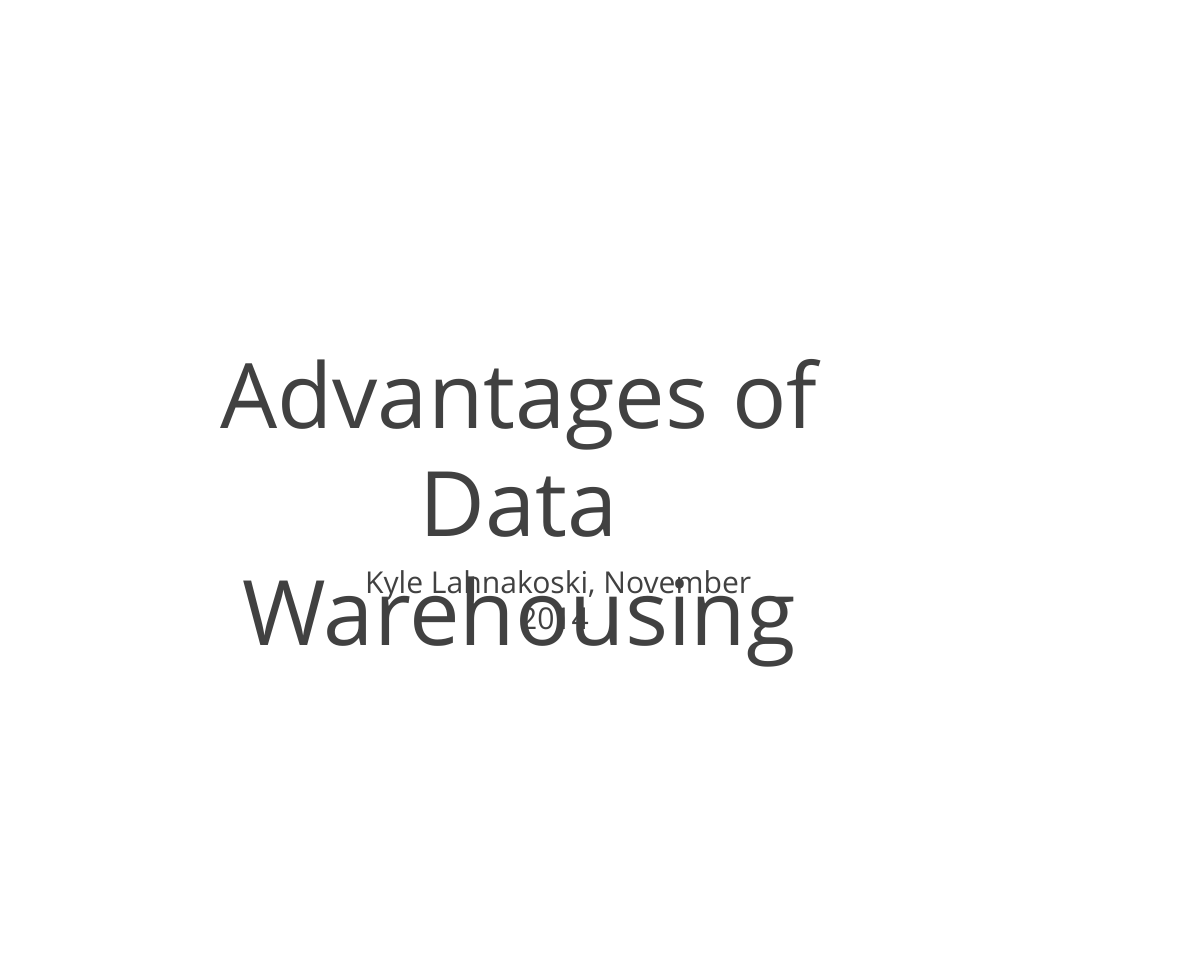
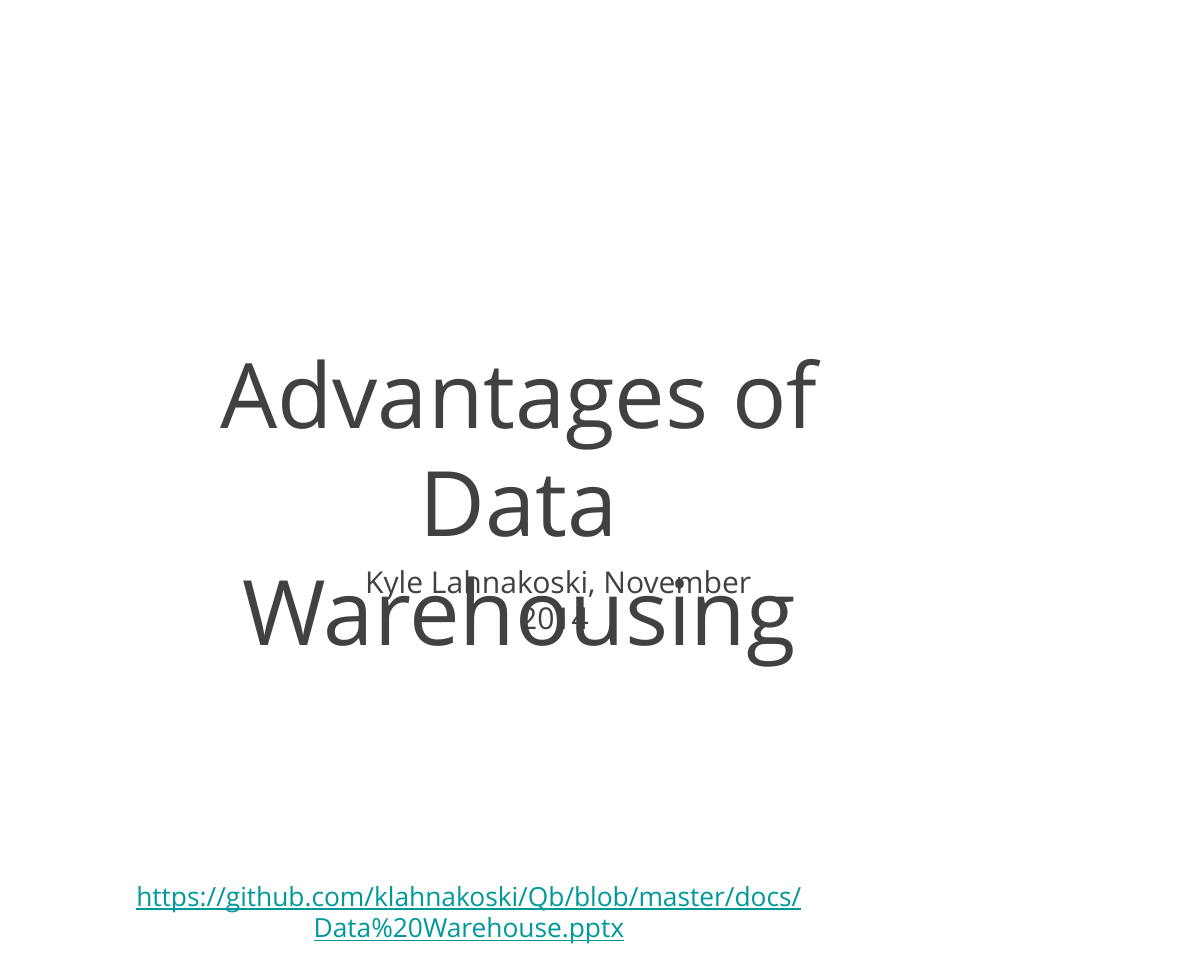
Before and after one commit to klahnakoski/Qb, a slide deck: slide 1 of docs/Data Warehouse.pptx. Drawn at 1204x963 pixels with LibreOffice and Linux fonts; fonts in the diff are those of the drawing; background and template pictures are left out. Boxes give left, top, right and bottom in pixels: in the first picture for what was removed or moved away, otherwise in the second. Text is boxed around its words. In the diff, an @@ line names an element or a change of style, - is before the commit and + after.

Commit message:
docs

```diff
--- a/docs/Data Warehouse.pptx
+++ b/docs/Data Warehouse.pptx
@@ text added at (136,886,801,944), 28 pt, text #009999, underline @@
+https://github.com/klahnakoski/Qb/blob/master/docs/Data%20Warehouse.pptx
```
Also in this commit, not shown: 22 other slides changed, 1 slide added, 2 slides removed, 3 other files.
